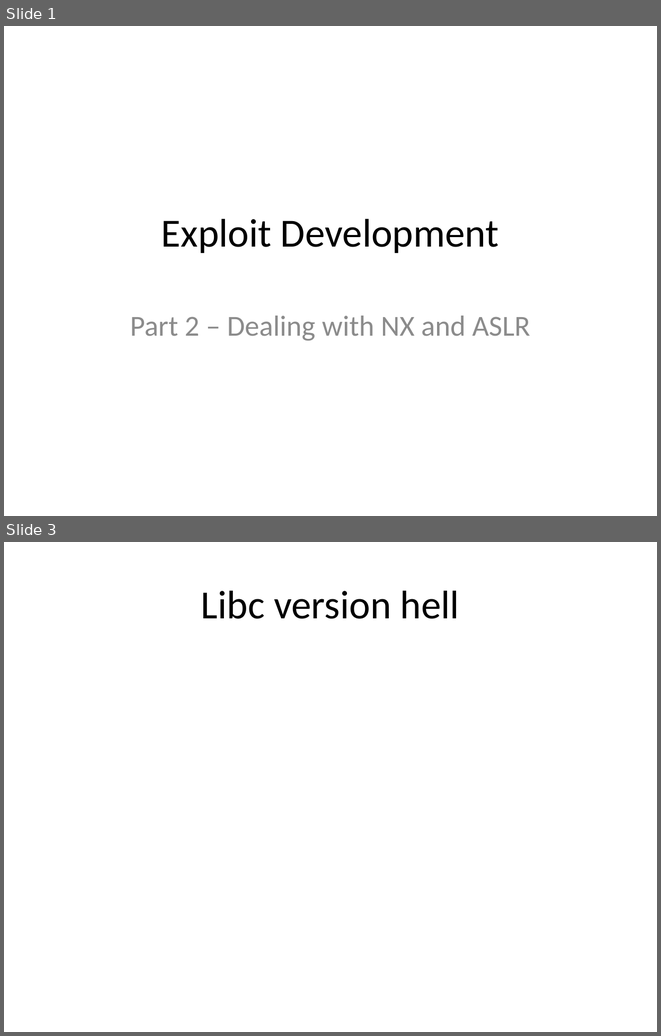
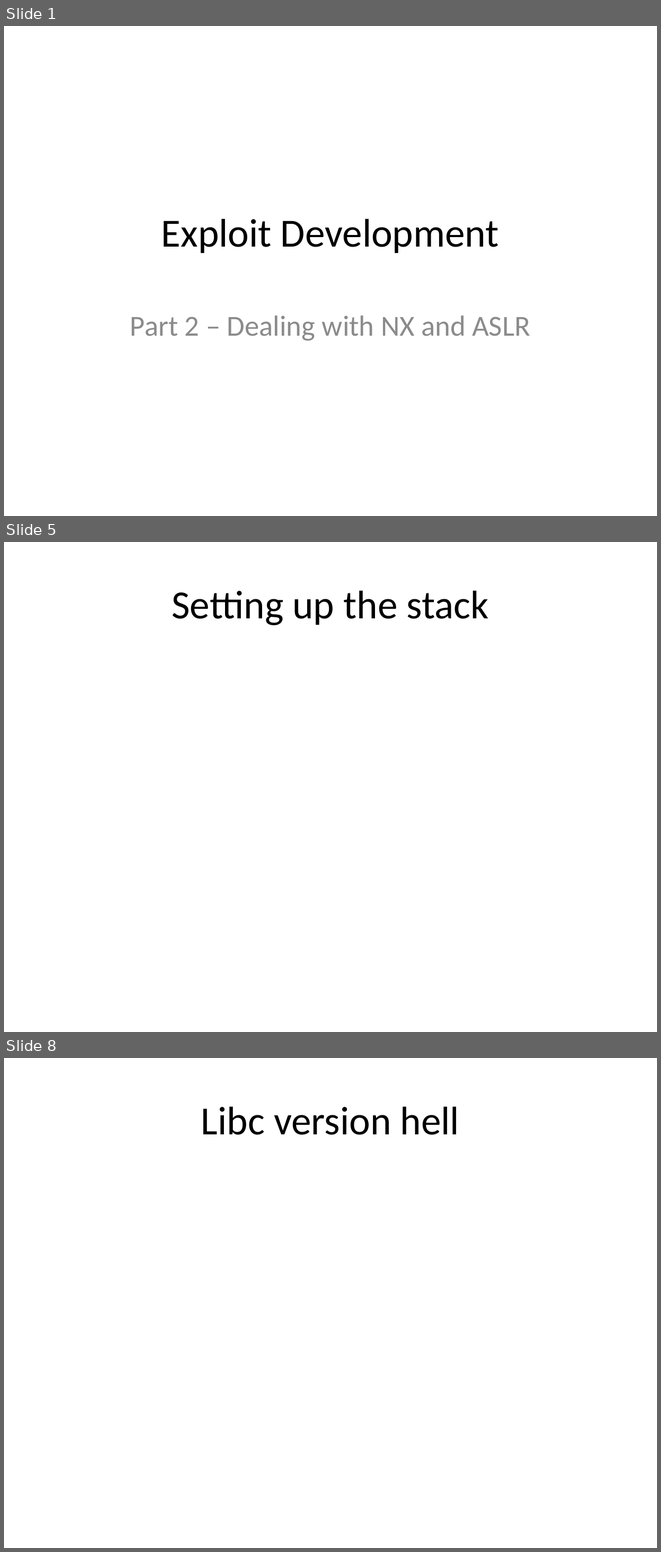
Before and after one commit to m0t/liatioan, a slide deck: slides-2.pptx. Shown one above the other, each under a label of ours: slides 1 and 3 before the commit, slides 1, 5 and 8 after it; the slides between them are not shown. The pictures are 661x1036 and 661x1552 pixels, drawn with LibreOffice and Linux fonts; fonts in the diff are those of the drawing. Boxes give left, top, right and bottom in pixels: in the first picture for what was removed or moved away, otherwise in the second. Text is boxed around its words. In the diff, an @@ line names an element or a change of style, - is before the commit and + after.

```diff
--- a/slides-2.pptx
+++ b/slides-2.pptx
@@ slide 5 added at [4,542,657,1032], background #FFFFFF @@
@@ title added at [171,590,489,625], 44 pt, text #000000 @@
+Setting up the stack
@@ what was slide 3 is now slide 8 @@
```
Also in this commit, not shown: 5 other slides added, 1 slide removed, 1 other file.
